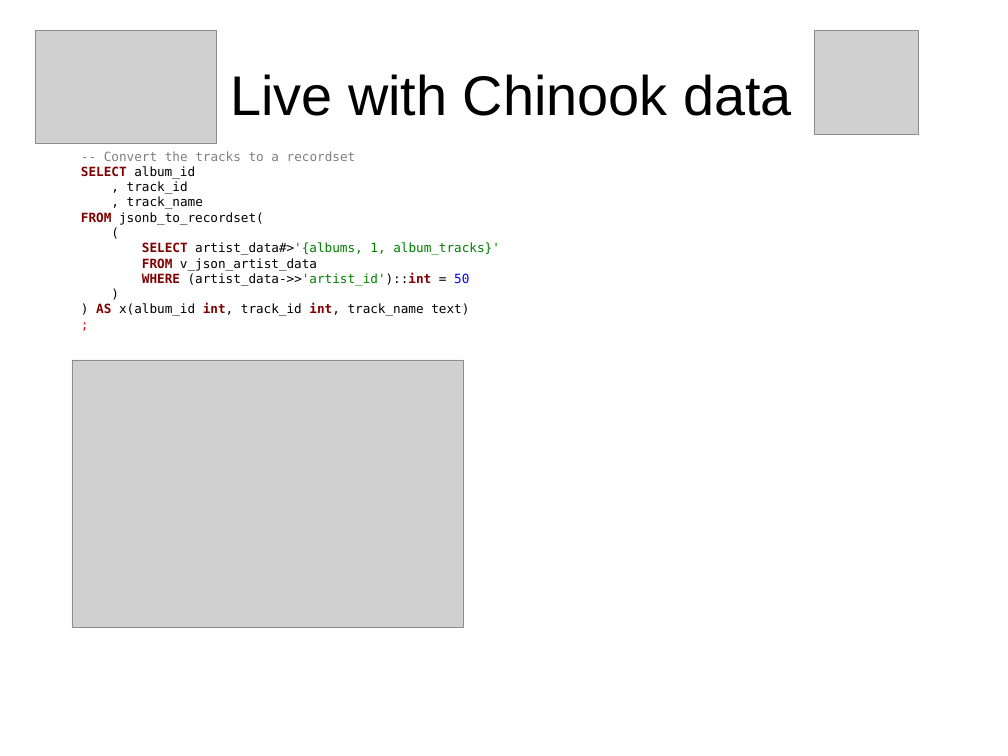
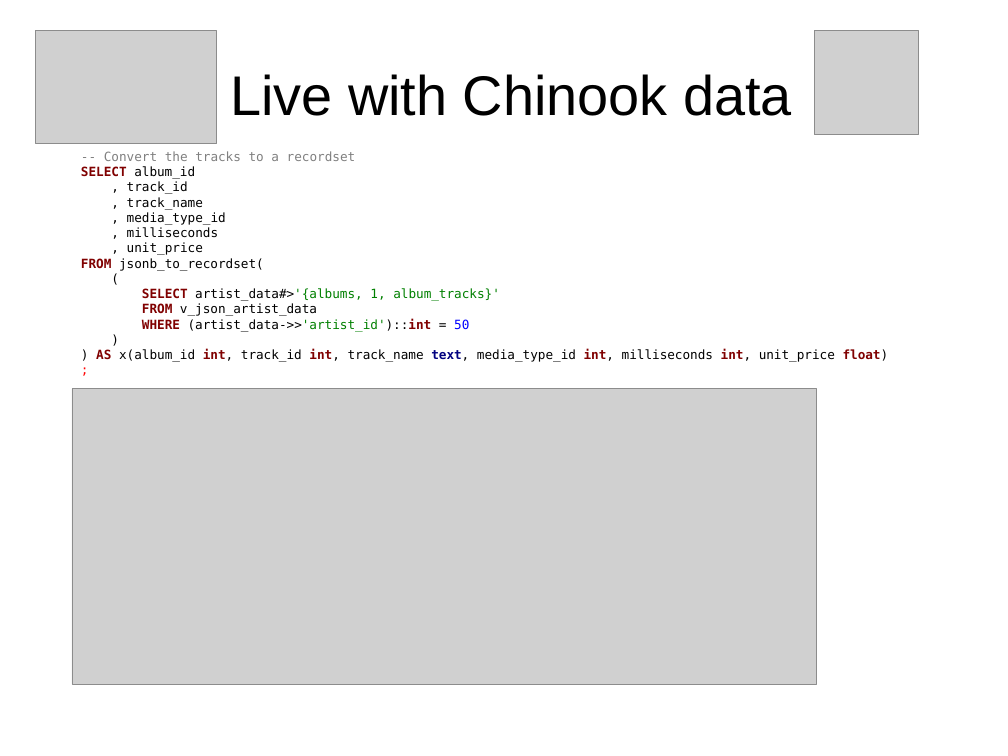
Before and after one commit to sjstoelting/talks, a slide deck: slide 23 of json-by-example/JSON-by-example.odp (slide 24 before the commit). Drawn at 1008x756 pixels with LibreOffice and Linux fonts; fonts in the diff are those of the drawing; grey boxes stand for pictures. Boxes give left, top, right and bottom in pixels: in the first picture for what was removed or moved away, otherwise in the second. Text is boxed around its words. In the diff, an @@ line names an element or a change of style, - is before the commit and + after.

```diff
--- a/json-by-example/JSON-by-example.odp
+++ b/json-by-example/JSON-by-example.odp
@@ text at (127,212,226,255): paragraphs added @@
+, media_type_id
+, milliseconds
+, unit_price
@@ text at (96,349,889,362): text changed @@
-) AS x(album_id int, track_id int, track_name text)
+) AS x(album_id int, track_id int, track_name text, media_type_id int, milliseconds int, unit_price float)
@@ picture: place and size @@
-picture at (72,360,464,628)
+picture at (72,389,818,684)
```
Also in this commit, not shown: 3 other slides changed, 1 slide removed, 2 other files.
